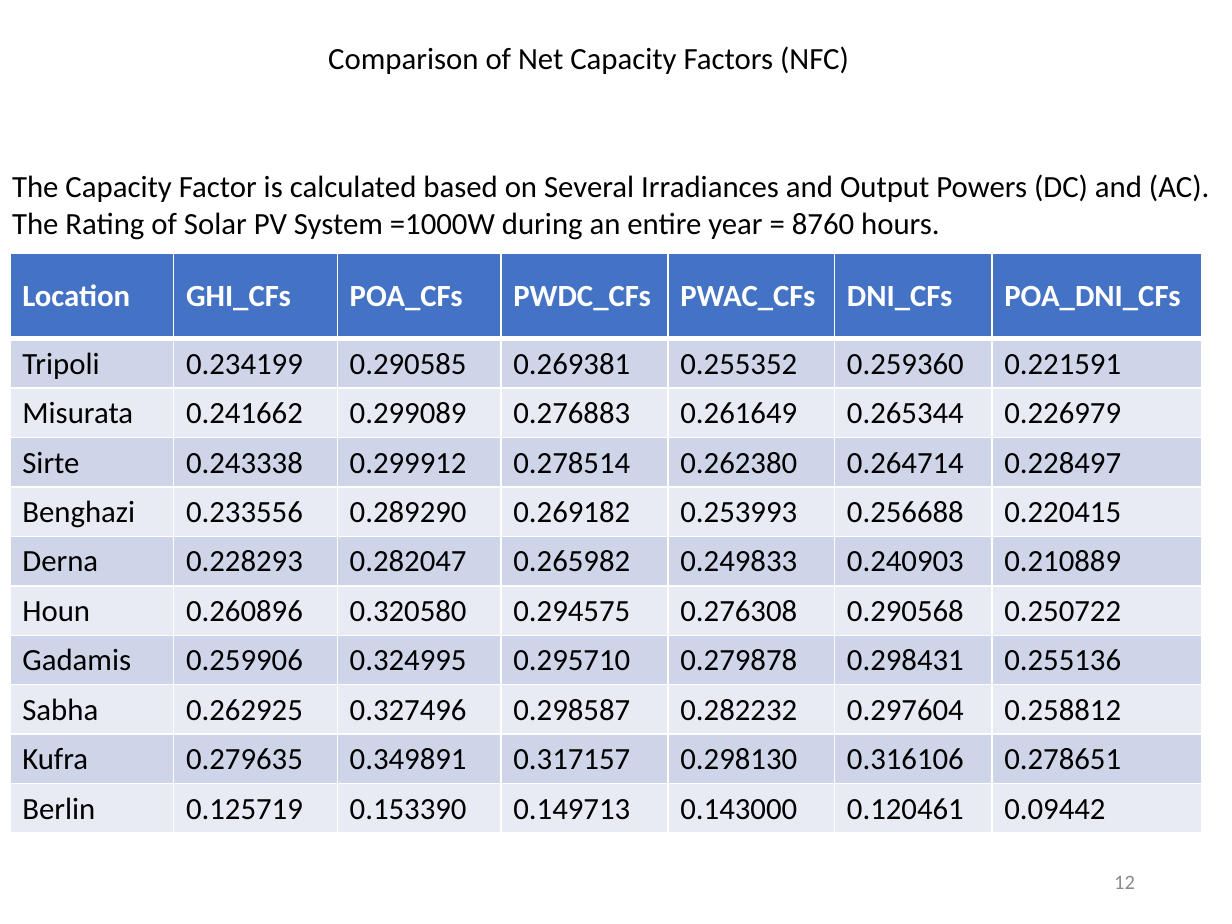
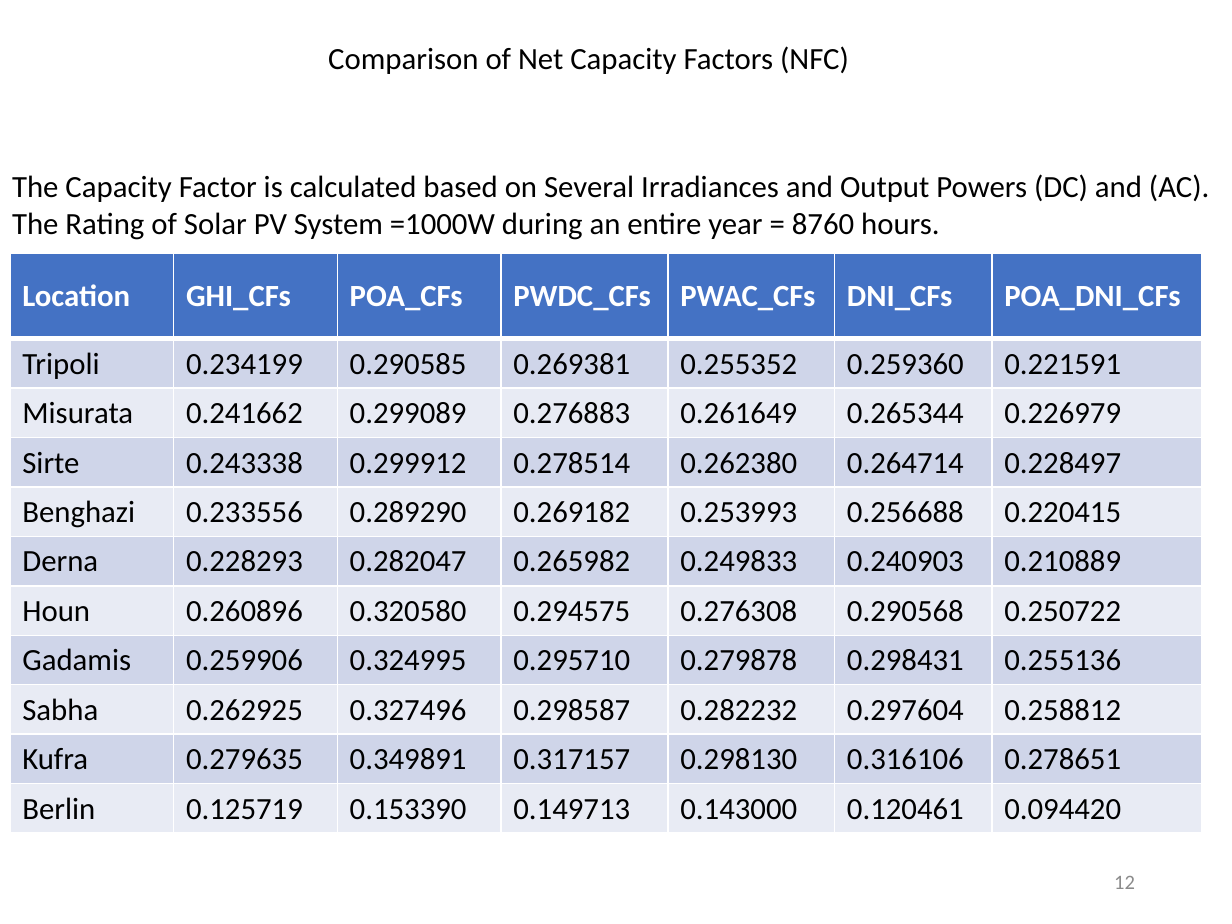
Before and after one commit to mhdella/Solar-Energy-Modeling-for-Some-Locations-in-Libya, a slide deck: slide 12 of Solar_Energy_Analysis_for Some Locations in Libya.pptx. Drawn at 1232x924 pixels with LibreOffice and Linux fonts; fonts in the diff are those of the drawing. Boxes give left, top, right and bottom in pixels: in the first picture for what was removed or moved away, otherwise in the second. Text is boxed around its words. In the diff, an @@ line names an element or a change of style, - is before the commit and + after.

```diff
--- a/Solar_Energy_Analysis_for Some Locations in Libya.pptx
+++ b/Solar_Energy_Analysis_for Some Locations in Libya.pptx
@@ table at [10,254,1202,834] @@
-row 11, column 7: 0.09442
+row 11, column 7: 0.094420
```
Also in this commit, not shown: 1 other file.
